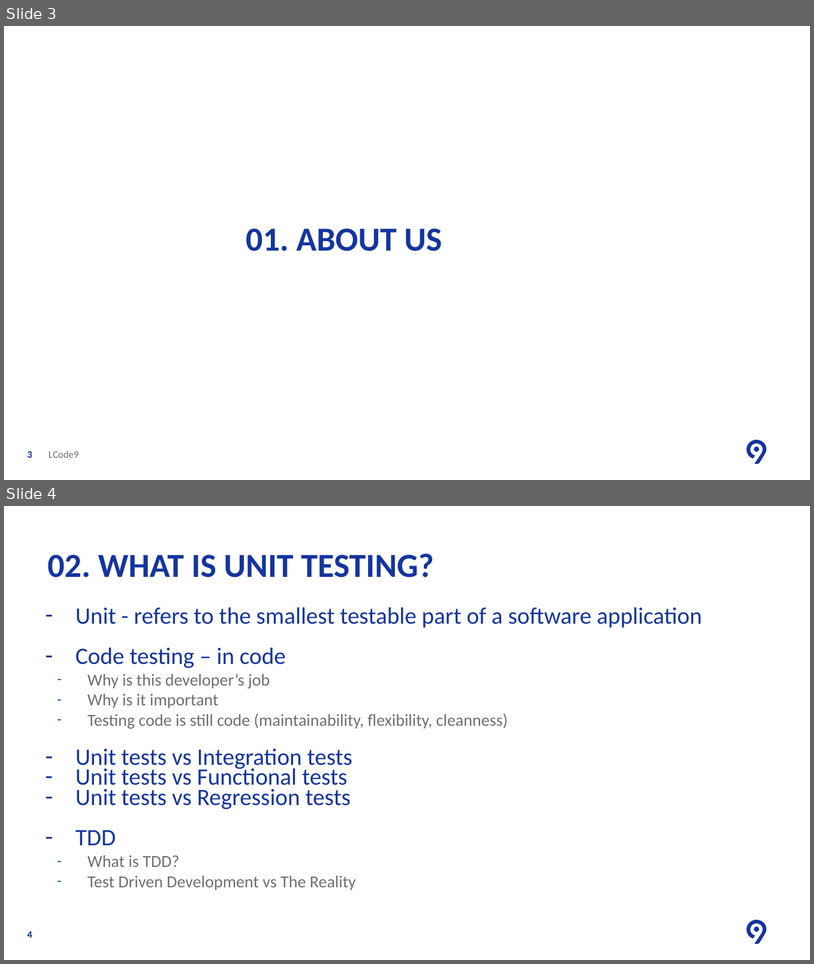
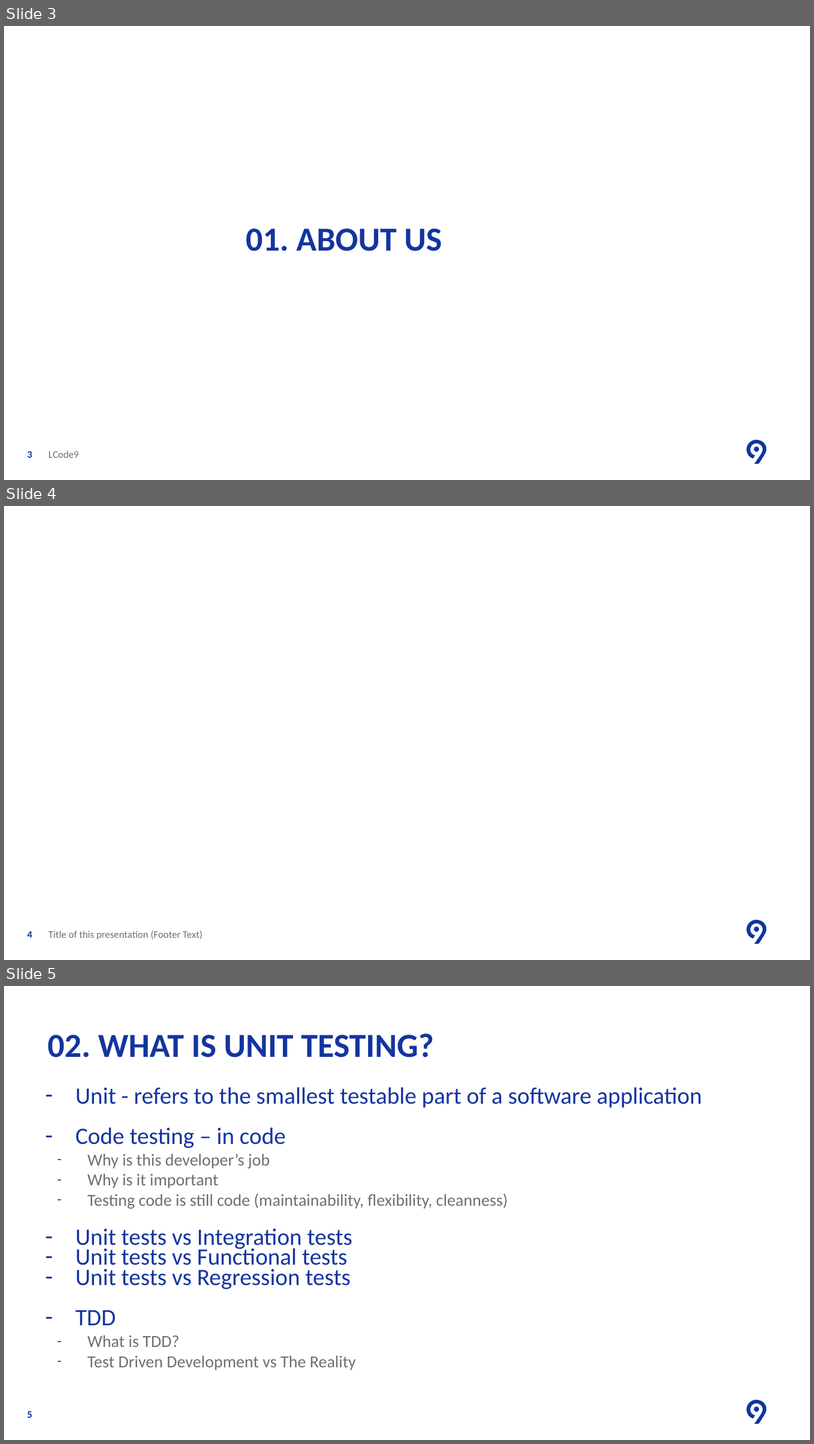
Before and after one commit to zivanovicj/Code9-Workshop, a slide deck: Code9 2022 - Unit Testing in C.pptx. Shown one above the other, each under a label of ours: slides 3 and 4 before the commit, slides 3, 4 and 5 after it. The pictures are 814x964 and 814x1444 pixels, drawn with LibreOffice and Linux fonts; fonts in the diff are those of the drawing; background and template pictures are left out. Boxes give left, top, right and bottom in pixels: in the first picture for what was removed or moved away, otherwise in the second. Text is boxed around its words. In the diff, an @@ line names an element or a change of style, - is before the commit and + after.

```diff
--- a/Code9 2022 - Unit Testing in C.pptx
+++ b/Code9 2022 - Unit Testing in C.pptx
@@ slide 4 added at (4, 506, 810, 960), background #FFFFFF; not listed: 2 template elements that a slide beside it also shows @@
@@ page number added at (27, 931, 32, 937), 12 pt, text #1434A0, bold @@
+4
@@ text added at (48, 930, 203, 939), 12 pt, text #706F6F @@
+Title of this presentation (Footer Text)
@@ what was slide 4 is now slide 5 @@
@@ page number at (27, 1411, 32, 1417): text changed @@
-4
+5
```
Also in this commit, not shown: 1 slide removed.
